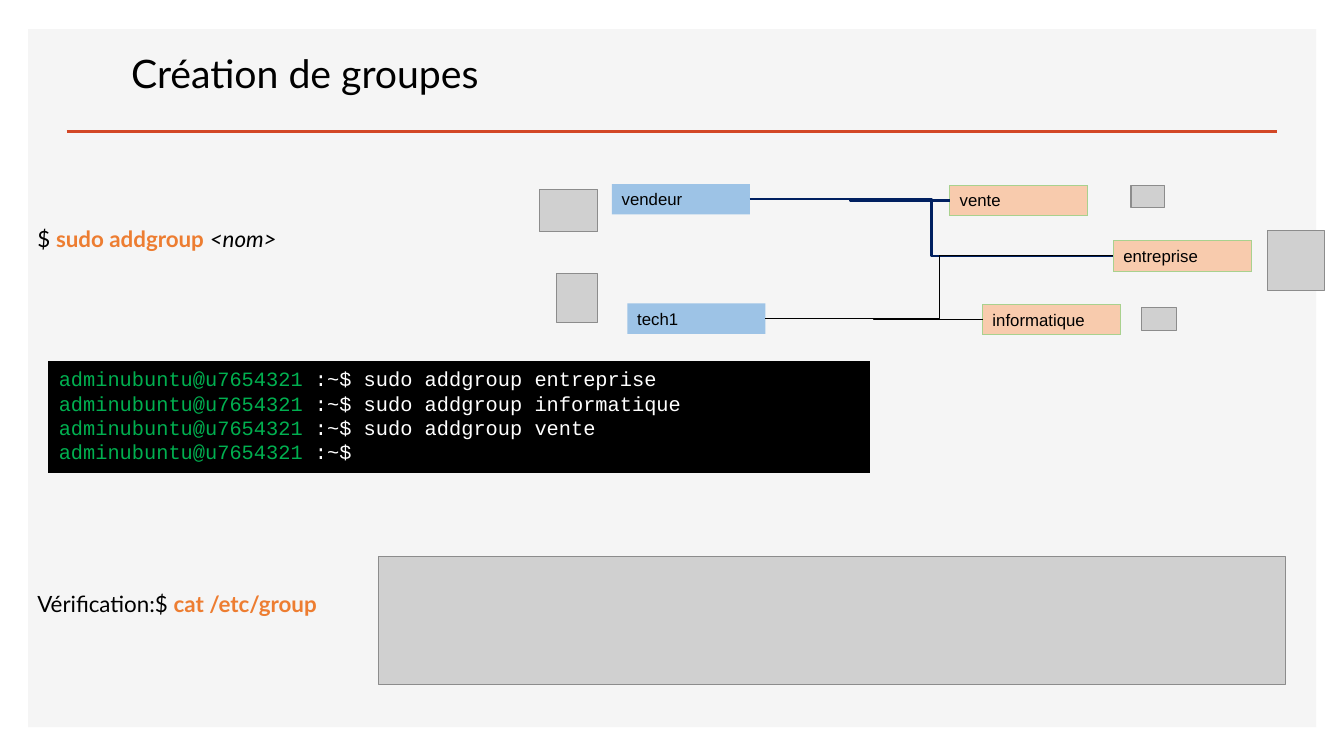
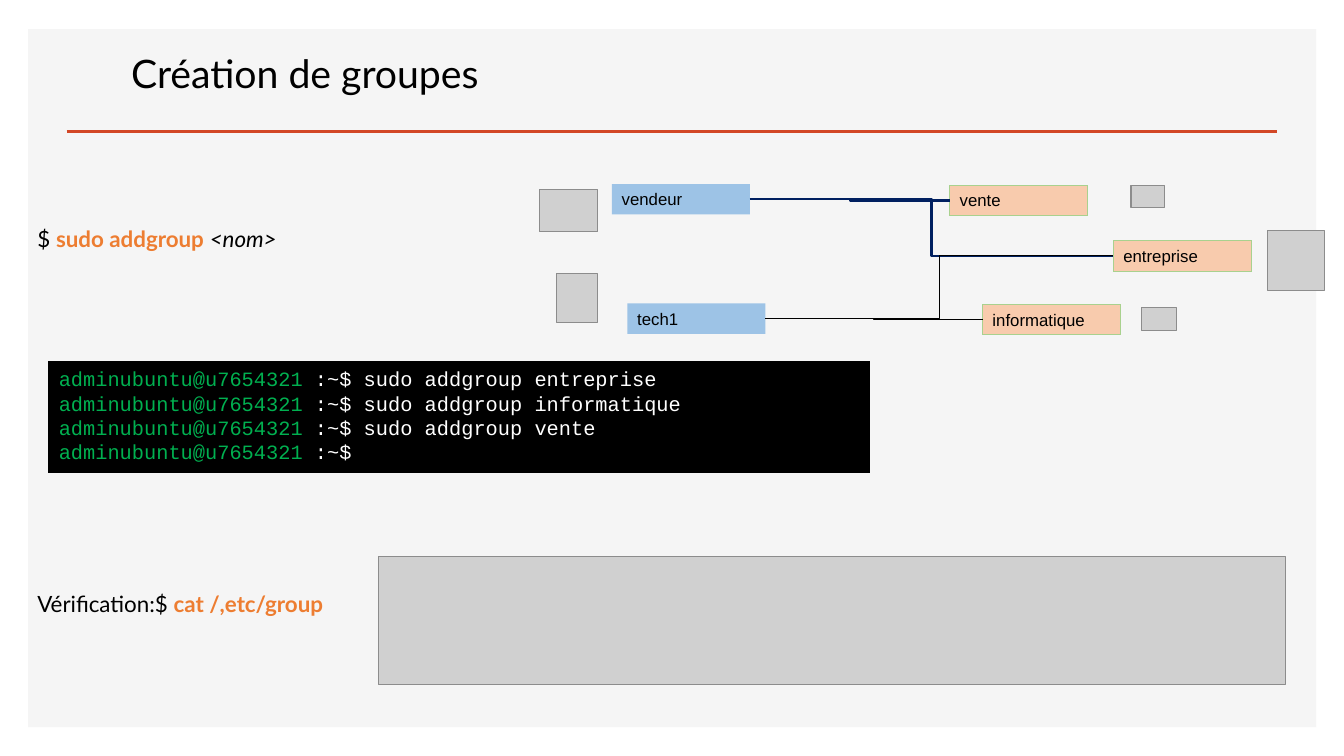
Before and after one commit to simonquillaud/420-W44-SF-v2, a slide deck: slide 19 of Module04_AdminSysLinux/Cours5DroitsAcces.pptx. Drawn at 1344x756 pixels with LibreOffice and Linux fonts; fonts in the diff are those of the drawing; grey boxes stand for pictures. Boxes give left, top, right and bottom in pixels: in the first picture for what was removed or moved away, otherwise in the second. Text is boxed around its words. In the diff, an @@ line names an element or a change of style, - is before the commit and + after.

```diff
--- a/Module04_AdminSysLinux/Cours5DroitsAcces.pptx
+++ b/Module04_AdminSysLinux/Cours5DroitsAcces.pptx
@@ text at (37,593,323,616): text changed @@
-Vérification:$ cat /etc/group
+Vérification:$ cat /,etc/group
```
Also in this commit, not shown: 3 other slides changed, 5 other files.
